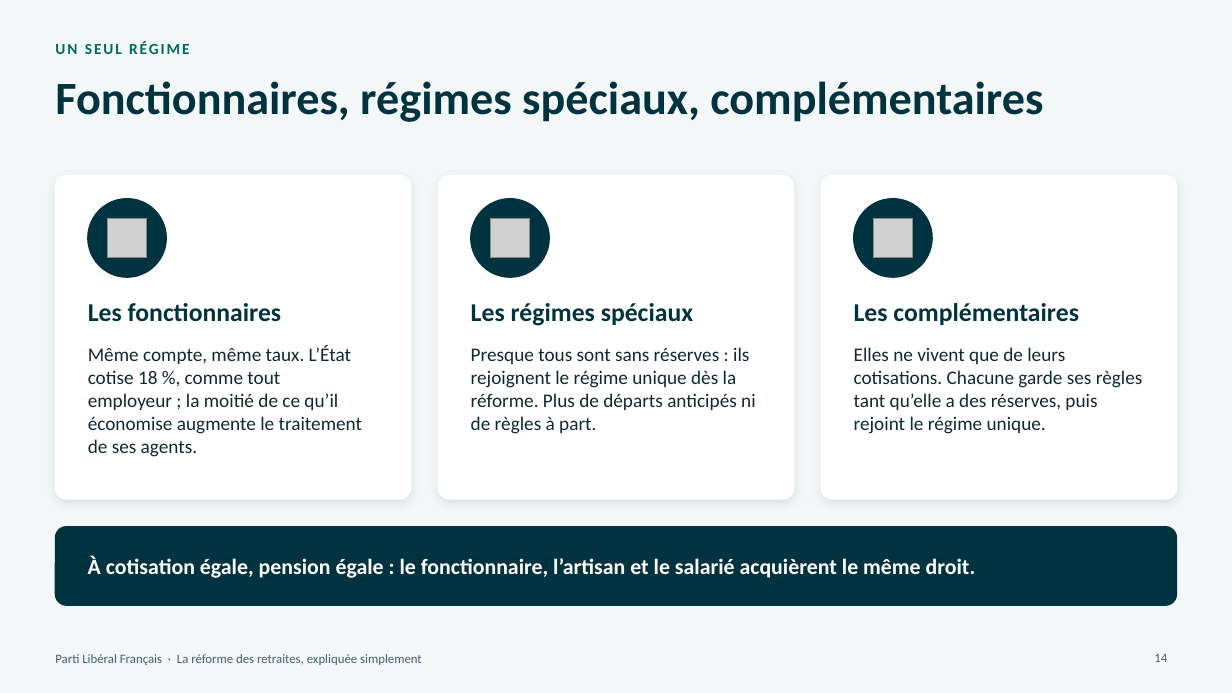
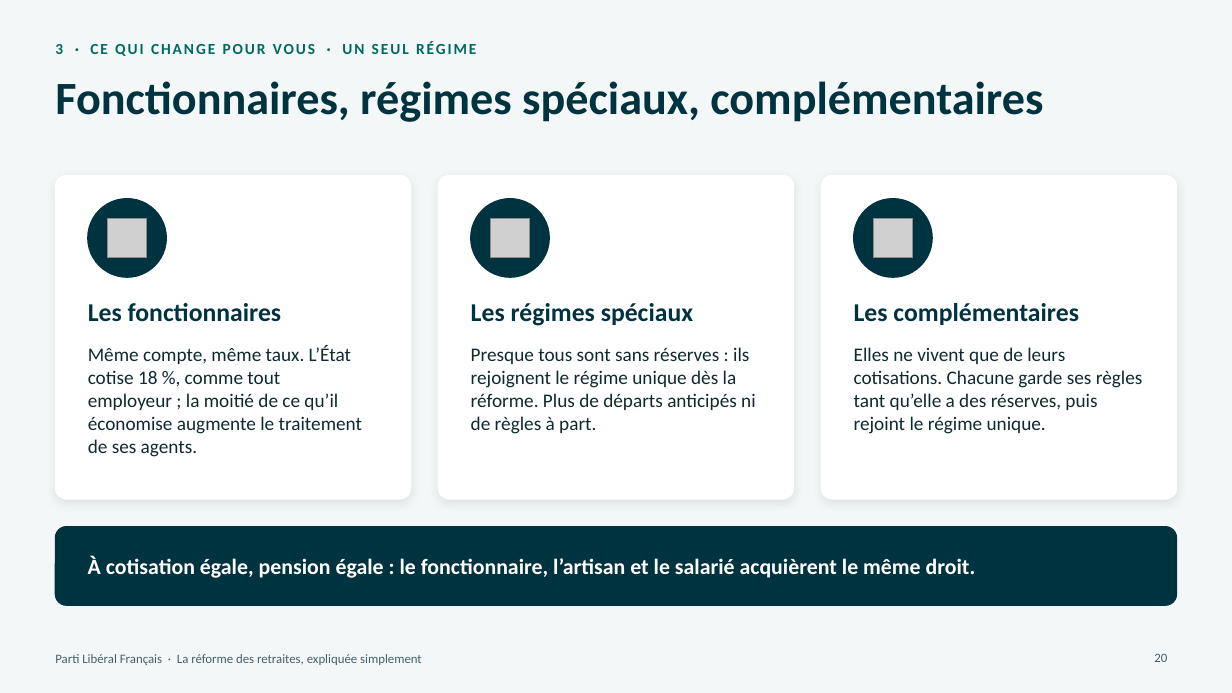
Before and after one commit to g-pliberal/retraitecomptenotionelle, a slide deck: slide 20 of docs/presentation_adherents_novembre_2026.pptx (slide 14 before the commit). Drawn at 1232x693 pixels with LibreOffice and Linux fonts; fonts in the diff are those of the drawing; grey boxes stand for pictures. Boxes give left, top, right and bottom in pixels: in the first picture for what was removed or moved away, otherwise in the second. Text is boxed around its words. In the diff, an @@ line names an element or a change of style, - is before the commit and + after.

```diff
--- a/docs/presentation_adherents_novembre_2026.pptx
+++ b/docs/presentation_adherents_novembre_2026.pptx
@@ text at bbox=[55, 41, 476, 56]: text changed @@
-UN SEUL RÉGIME
+3 · CE QUI CHANGE POUR VOUS · UN SEUL RÉGIME
@@ page number at bbox=[1154, 653, 1167, 662]: text changed @@
-14
+20
```
Also in this commit, not shown: 17 other slides changed, 10 slides added, 2 other files.
